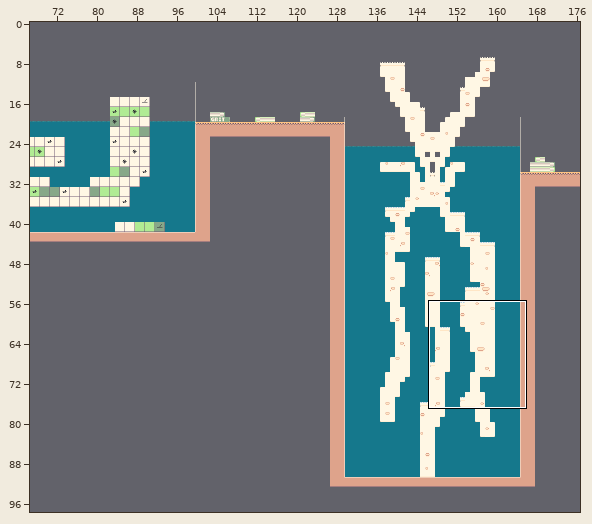
Two states of a Tiled map, content/tilemap/map.tmx. The first picture is a wide view before the edit; the outline marks the close-up.
Close-up. Before:
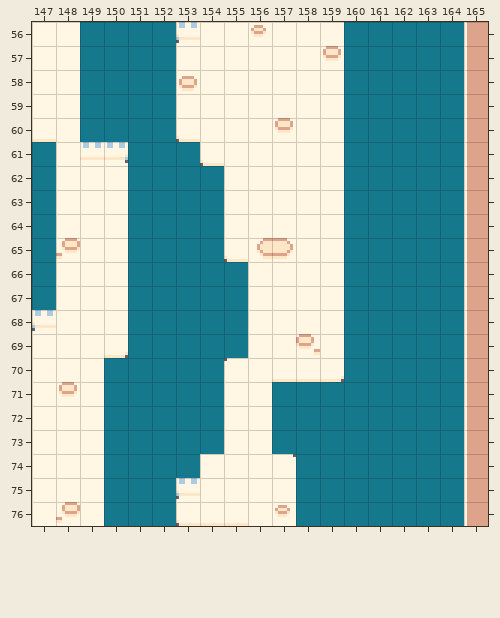
Cells are 8x8 px. Shown: x 147..165, y 56..76. The commit also changed other parts of the map, which this record leaves out. Tiles whose own drawing changed are shown in their newer look in all pictures.
The result:
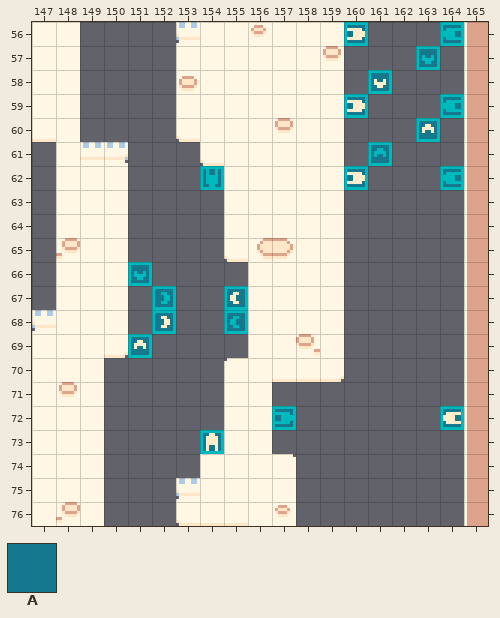
Key: from "panda_tileset": A 33.
_ is an empty cell.
Change:
Layer "water" (now hidden):
The author cleared tile A in rows 56 to 60 at x 149 to 152 and 160 to 164; in row 61 at x 147, 151 to 153 and 160 to 164; in rows 62 to 65 at x 147, 151 to 154 and 160 to 164; in rows 66 to 67 at x 147, 151 to 155 and 160 to 164; in rows 68 to 69 at x 151 to 155 and 160 to 164; in row 70 at x 150 to 154 and 160 to 164.
The author cleared tile A in rows 71 to 73 at x 150 to 154 and 157 to 164; in row 74 at x 150 to 153 and 158 to 164; in rows 75 to 76 at x 150 to 152 and 158 to 164.
Boxes around the changes in both close-ups, in picture pixels (x1, y1, x2, y2):
removed: (80, 22, 248, 526)
removed: (272, 22, 464, 526)
removed: (32, 142, 56, 310)
